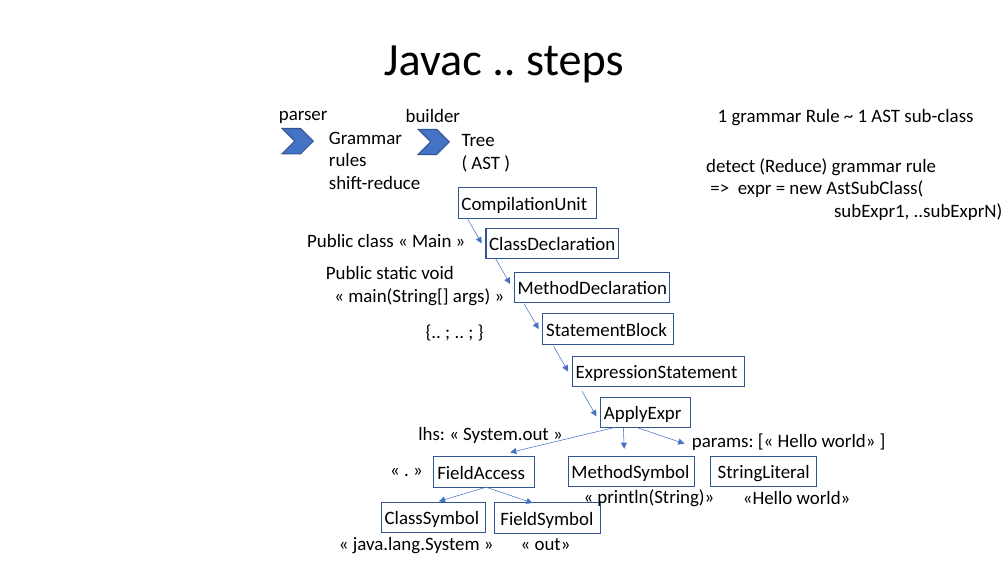
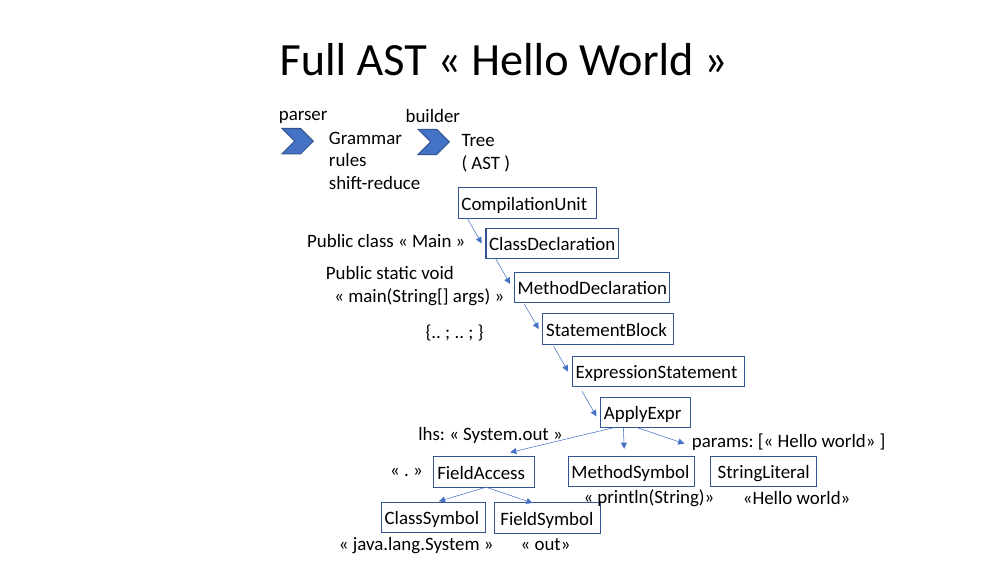
Before and after one commit to Arnaud-Nauwynck/presentations, a slide deck: slide 20 of java/Java-Langage-JRE-Internal-Basics.pptx (slide 7 before the commit). Drawn at 1008x567 pixels with LibreOffice and Linux fonts; fonts in the diff are those of the drawing. Boxes give left, top, right and bottom in pixels: in the first picture for what was removed or moved away, otherwise in the second. Text is boxed around its words. In the diff, an @@ line names an element or a change of style, - is before the commit and + after.

```diff
--- a/java/Java-Langage-JRE-Internal-Basics.pptx
+++ b/java/Java-Langage-JRE-Internal-Basics.pptx
@@ title at bbox=[280, 43, 693, 76]: text changed @@
-Javac .. steps
+Full AST « Hello World »
@@ text removed at bbox=[718, 109, 973, 126] @@
-1 grammar Rule ~ 1 AST sub-class
@@ text removed at bbox=[706, 158, 1003, 220] @@
-detect (Reduce) grammar rule
-=> expr = new AstSubClass(
-subExpr1, ..subExprN)
```
Also in this commit, not shown: 6 other slides changed, 16 slides added, 1 slide removed, 3 other files.
